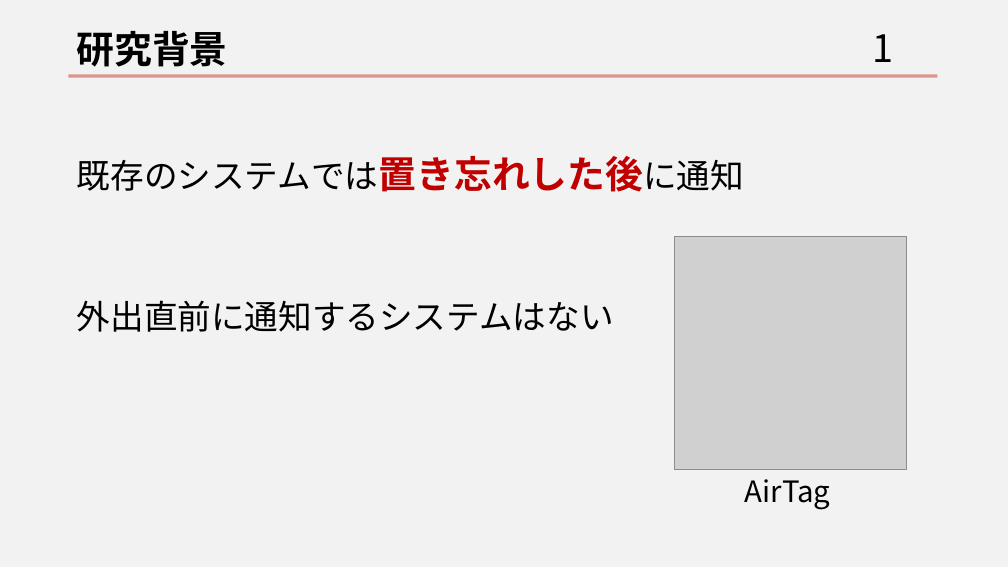
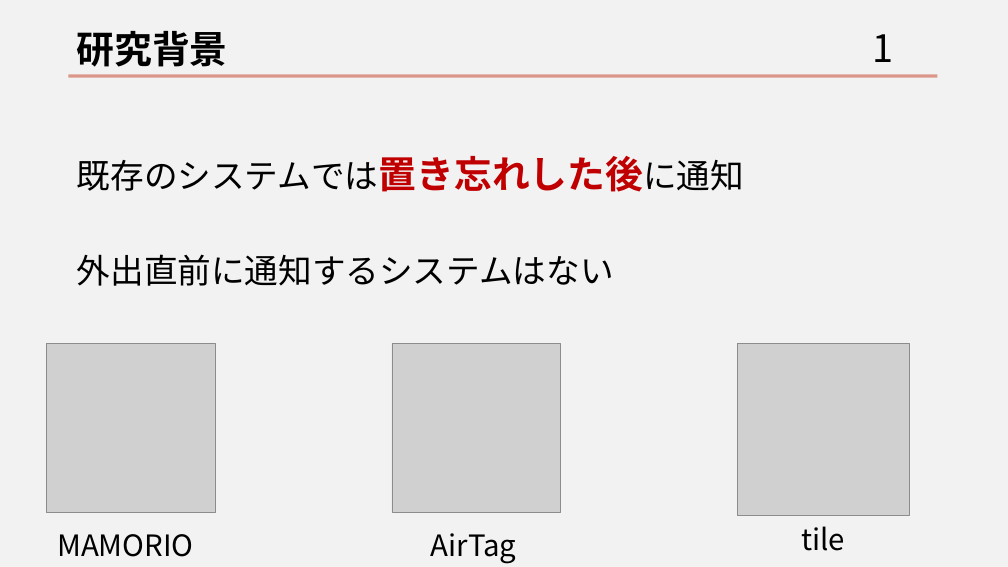
Before and after one commit to tarte-351123/Mr.misplaced, a slide deck: slide 2 of 発表資料.pptx. Drawn at 1008x567 pixels with LibreOffice and Linux fonts; fonts in the diff are those of the drawing; grey boxes stand for pictures. Boxes give left, top, right and bottom in pixels: in the first picture for what was removed or moved away, otherwise in the second. Text is boxed around its words. In the diff, an @@ line names an element or a change of style, - is before the commit and + after.

```diff
--- a/発表資料.pptx
+++ b/発表資料.pptx
@@ text "既存のシステムでは置き忘れした後に通知" rewrapped from (77,156,744,332) to (77,156,744,286) @@
@@ picture removed at (675,237,907,470) @@
@@ picture added at (46,344,215,513) @@
@@ picture added at (392,344,560,513) @@
@@ picture added at (738,344,910,516) @@
@@ text added at (57,534,193,557), 28 pt, text #000000 @@
+MAMORIO
@@ text "AirTag": place and size @@
-text "AirTag" at (745,479,831,510)
+text "AirTag" at (431,533,517,564)
@@ text added at (801,526,845,551), 28 pt, text #000000 @@
+tile
```
Also in this commit, not shown: 1 other slide changed, 2 slides added, 1 other file.
